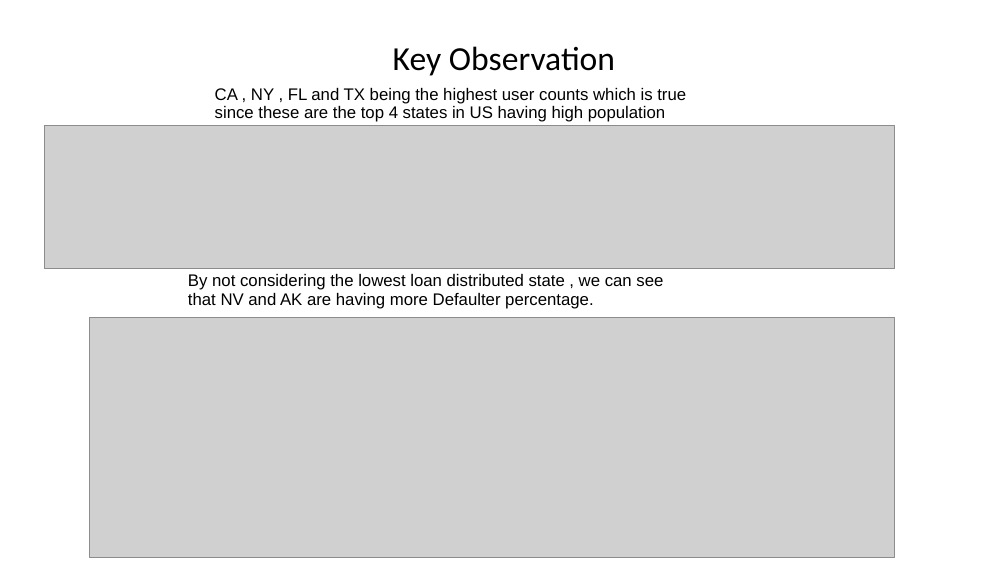
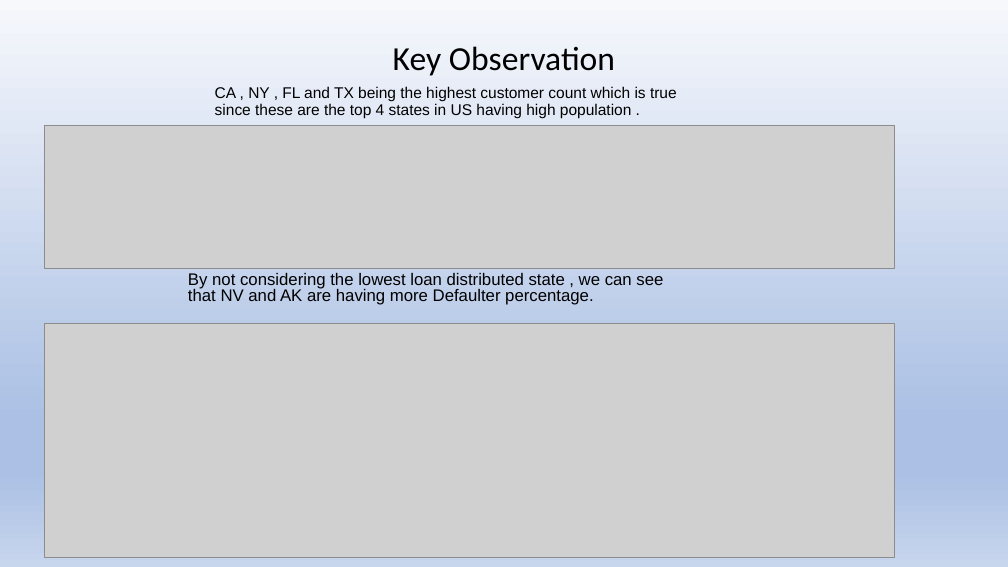
Before and after one commit to vlakhe/Lending_Club_case_study, a slide deck: slide 5 of LendingClub_CaseStudy/Lending_casestudy.pptx. Drawn at 1008x567 pixels with LibreOffice and Linux fonts; fonts in the diff are those of the drawing; grey boxes stand for pictures. Boxes give left, top, right and bottom in pixels: in the first picture for what was removed or moved away, otherwise in the second. Text is boxed around its words. In the diff, an @@ line names an element or a change of style, - is before the commit and + after.

```diff
--- a/LendingClub_CaseStudy/Lending_casestudy.pptx
+++ b/LendingClub_CaseStudy/Lending_casestudy.pptx
@@ background #FFFFFF to gradient #F6F8FC to #ABC0E4 to #C7D5ED @@
@@ text at [215, 86, 677, 119]: text changed; size 16 to 14.8 pt @@
-CA , NY , FL and TX being the highest user counts which is true since these are the top 4 states in US having high population
+CA , NY , FL and TX being the highest customer count which is true since these are the top 4 states in US having high population .
@@ text "By not considering the lowest ..." at [188, 273, 663, 305]: line spacing 0.9 to 0.8 @@
@@ picture: place and size @@
-picture at [90, 317, 895, 557]
+picture at [44, 324, 895, 558]
```
Also in this commit, not shown: 15 other slides changed, 1 other file.
